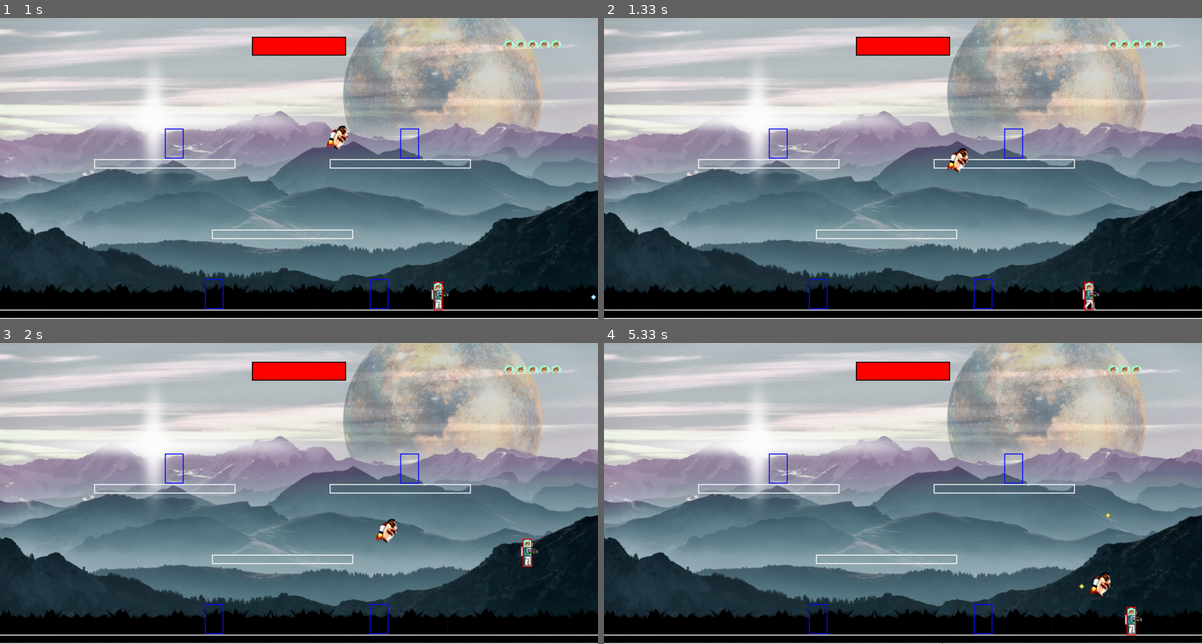
Above: before the commit, frames 1-4 (two rows, left to right).
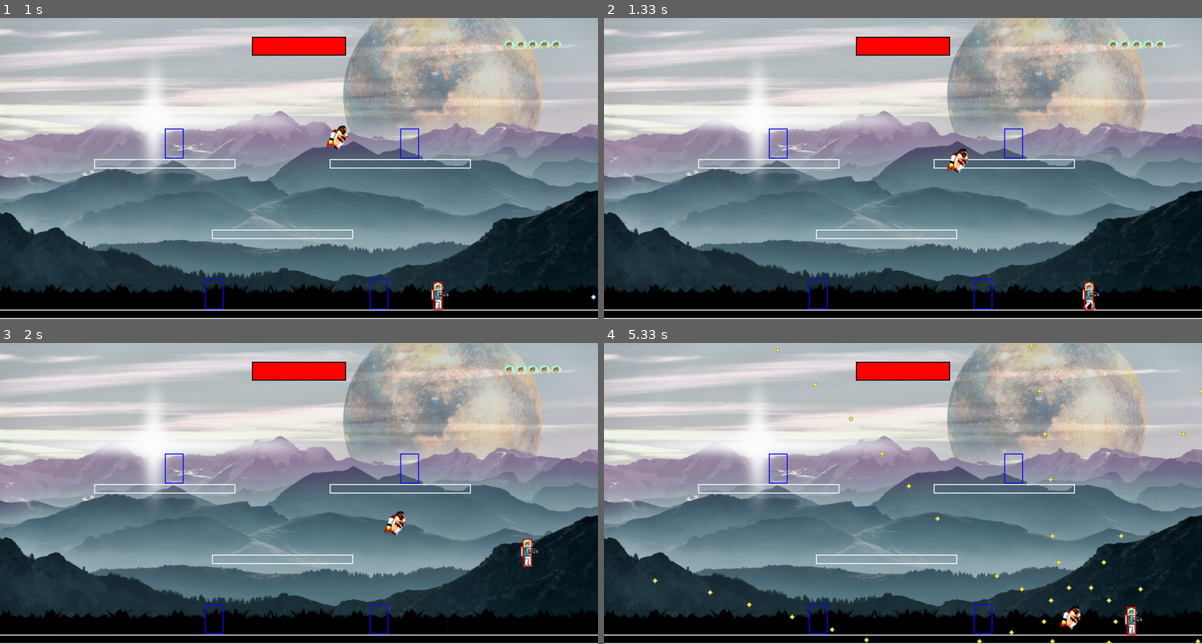
Above: after the commit, the same moments.

Repository: Havardardal/Pygame-spill
Game: pygame game, started from 2 player game.py
The game is run twice, just before and just after one commit, with the same random seed, the same clock (stepped at 60 frames per second) and the same inputs.
Inputs:
- Up to frame 1 (1 s): tap Enter at 0.33 s; tap Space at 0.67 s
- Up to frame 2 (1.33 s): hold Right from 1 s (still down)
- Up to frame 3 (2 s): release Right at 1.47 s; hold Up 1.5-1.8 s; hold Right from 1.83 s (still down)
- Up to frame 4 (5.33 s): release Right at 2.3 s; hold Left 2.33-2.87 s; tap B at 3.23 s; hold Left 3.57-3.97 s; tap Space at 3.63, 3.93, 4.07, 4.47, 4.77, 5.13 s; hold Up 4-4.37 s; hold Right 4.4-5.03 s; hold Down from 5.07 s (still down)

Frame 1 is identical in both runs. In frame 2, less than 0.1% of the frame differs, in the area x 57-61%, y 43-52%; in frame 3, 0.3%; in frame 4, 0.8%, in the area x 8-100%, y 0-100%.

Commit message:
Movement ordnet
Enemy beveger seg bedre enn før. Lagde nye "angrep".

Diff:
--- a/classEnemy.py
+++ b/classEnemy.py
@@ -2,7 +2,7 @@
 import random
 import numpy as np
 from classProjectile import Projectile
-from nyttigeFunksjoner import randomMovement, findLengthOfVector
+from nyttigeFunksjoner import randomMovement, findLengthOfVector, shortenVector
 import vars
 
 class Enemy(object):
@@ -66,8 +66,8 @@
 
     def createEnemyProjectile(self, enemyBullets):
         if self.level == 0:
-            if not self.attackCounter % self.attackSpeed:
-                self.enemyProjectile1(enemyBullets)
+            if not self.attackCounter % self.attackSpeed and self.attackDuration % 4:
+                self.enemyProjectile3(enemyBullets)
         if self.level == 1:
             if not self.attackCounter % self.attackSpeed:
                 self.enemyProjectile1(enemyBullets)
@@ -82,8 +82,18 @@
             a = 3#Skriv kode her
 
     def enemyProjectile1(self, enemyBullets):
-        randAngle = random.uniform(0, 1)*3600
+        randAngle = random.uniform(0, 1)*360
         enemyBullets.append(Projectile(self.x + self.width*3, self.y + self.height//4, 5, 3, vel = 4, angle = randAngle))
+
+    def enemyProjectile2(self, enemyBullets):
+        a = self.attackDuration/self.startAttackDuration*360
+        enemyBullets.append(Projectile(self.x + self.width*3, self.y + self.height//4, 5, 3, vel = 4, angle = a))
+
+    def enemyProjectile3(self, enemyBullets):
+        for i in range(10):
+            a = i/10*360
+            enemyBullets.append(Projectile(self.x + self.width*3, self.y + self.height//4, 5, 3, vel = 4, angle = a))
+
 
     def draw(self, win, players):
         self.move(players)
@@ -99,7 +109,6 @@
         pygame.draw.rect(win, (0, 0, 0), self.fullHealthBar, 2)
 
     def move(self, players):
-
         if self.level == 0:
             self.findVecToClosestPlayer(players)
             self.updateAccVector()
@@ -123,23 +132,12 @@
             self.nearestPlayer = [((players[self.lastPlayerShot].x - self.x) / distances[self.lastPlayerShot]), ((players[self.lastPlayerShot].y - self.y) / distances[self.lastPlayerShot])]
 
     def updateAccVector(self):
-        #Dette fungerer ikke helt supert enda. Hvordan kan man regulere maks hastighet? Legge til acc og se om det gå over maks?'
         self.accVector[0] = self.nearestPlayer[0]*0.1
         self.accVector[1] = self.nearestPlayer[1]*0.1
-        if findLengthOfVector([self.velVec[0] + self.accVector[0], self.velVec[1] + self.accVector[1]]) > self.maxVel:
-            self.accVector = [0,0]
-        """"
-        if self.vel < 0.5*self.maxVel:
-            self.accVector[0] = self.nearestPlayer[0]*0.1
-            self.accVector[1] = self.nearestPlayer[1]*0.1
-        elif self.vel < self.maxVel:
-            self.accVector[0] = self.nearestPlayer[0]*0.05
-            self.accVector[1] = self.nearestPlayer[1]*0.05
-        else:
-            self.accVector[0] = self.nearestPlayer[0]*0.05
-            self.accVector[1] = self.nearestPlayer[1]*0.05 """
+
 
     def updateVelVector(self):
         self.velVec[0] += self.accVector[0]
         self.velVec[1] += self.accVector[1]
+        self.velVec = shortenVector(self.velVec, self.maxVel)
         self.vel = findLengthOfVector(self.velVec)
--- a/classProjectile.py
+++ b/classProjectile.py
@@ -14,7 +14,7 @@
         self.vel = vel * facing
         #Nedenfor er eksklusivt for enemy
         self.angle = angle      #Vinkel prosjektil skal skytes ut
-        self.vec = [int(vel*np.cos(angle*np.pi/180)), int(vel*np.sin(angle*np.pi/180))] #Vektor for bevegelse per tidssteg
+        self.vec = [vel*np.cos(angle*np.pi/180), vel*np.sin(angle*np.pi/180)] #Vektor for bevegelse per tidssteg
         self.enemyBulletType = bulletType
 
     def moveProjectile(self):
--- a/nyttigeFunksjoner.py
+++ b/nyttigeFunksjoner.py
@@ -56,3 +56,10 @@
             if checkInBox((bullet.x, bullet.y), guy.hitbox):
                 enemyBullets.pop(enemyBullets.index(bullet))
                 guy.lives -= 1
+
+#Funksjon som forkorter en vektor til en maks lengde.
+def shortenVector(vector, maxLength):
+    l = findLengthOfVector(vector)
+    if l > maxLength:
+        vector = [vector[0]/l*maxLength, vector[1]/l*maxLength] # Endre denne. Arccos returnerer radianer?
+    return vector
Not shown, added: Music/DNB 222.wav
